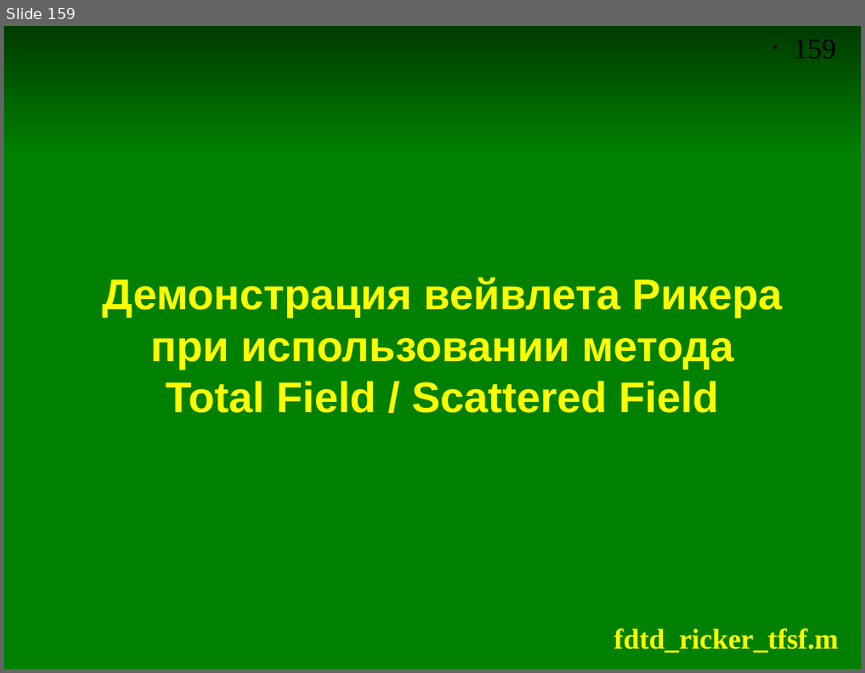
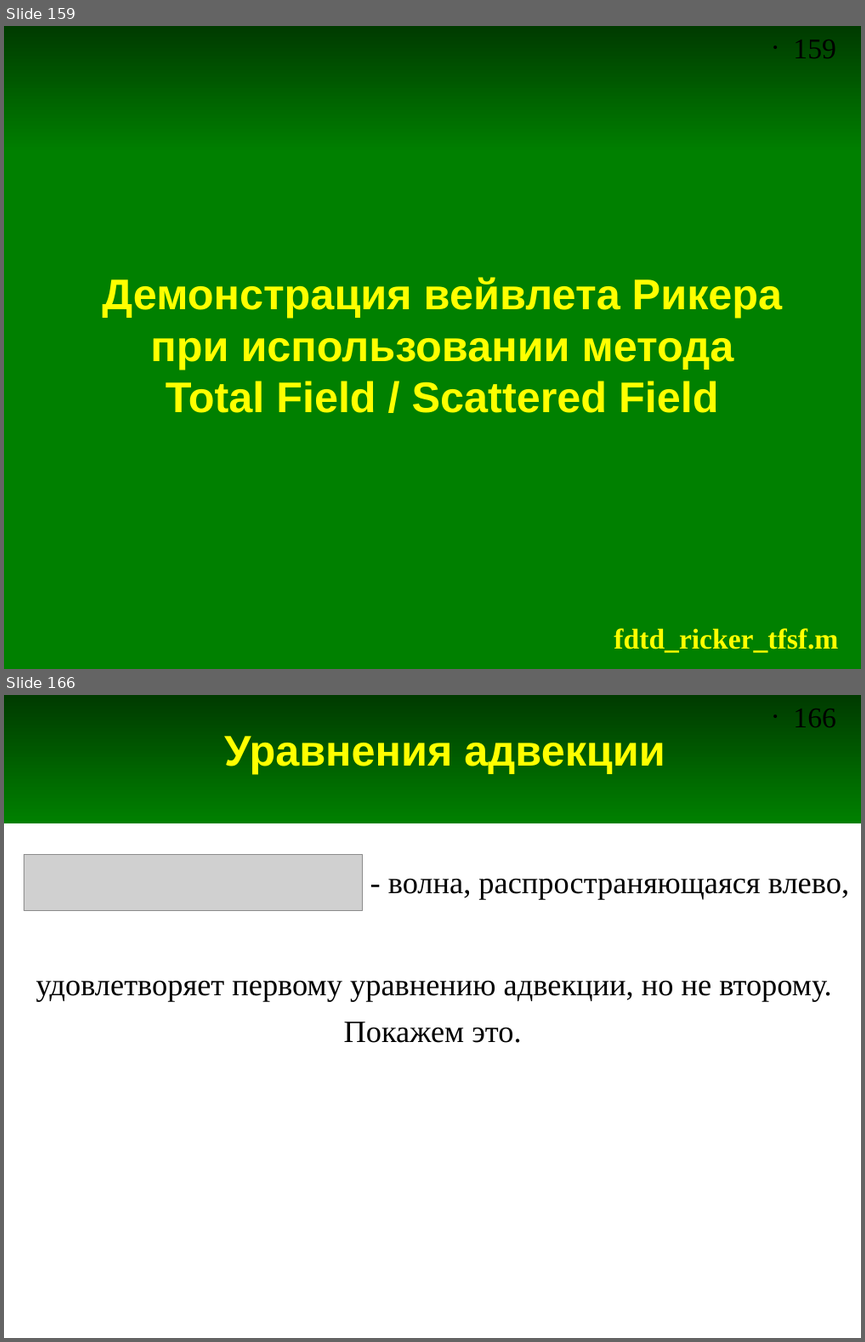
Before and after one commit to andris0147sv/modelling, a slide deck: presentations/2. FDTD.odp. Shown one above the other, each under a label of ours: slide 159 before the commit, slides 159 and 166 after it; the slides between them are not shown. The pictures are 865x673 and 865x1342 pixels, drawn with LibreOffice and Linux fonts; fonts in the diff are those of the drawing; grey boxes stand for pictures. Boxes give left, top, right and bottom in pixels: in the first picture for what was removed or moved away, otherwise in the second. Text is boxed around its words. In the diff, an @@ line names an element or a change of style, - is before the commit and + after.

```diff
--- a/presentations/2. FDTD.odp
+++ b/presentations/2. FDTD.odp
@@ slide 166 added at [4, 695, 861, 1338], background #FFFFFF; not listed: 2 template elements that a slide beside it also shows @@
@@ title added at [224, 736, 664, 774], 36 pt, text #FFFF00, bold @@
+Уравнения адвекции
@@ picture added at [24, 854, 363, 911] @@
@@ text added at [388, 879, 849, 899], 26 pt, text #000000 @@
+- волна, распространяющаяся влево,
@@ text added at [36, 981, 831, 1001], 26 pt, text #000000 @@
+удовлетворяет первому уравнению адвекции, но не второму.
@@ text added at [344, 1021, 521, 1043], 26 pt, text #000000 @@
+Покажем это.
```
Also in this commit, not shown: 1 slide changed, 11 other slides added.
